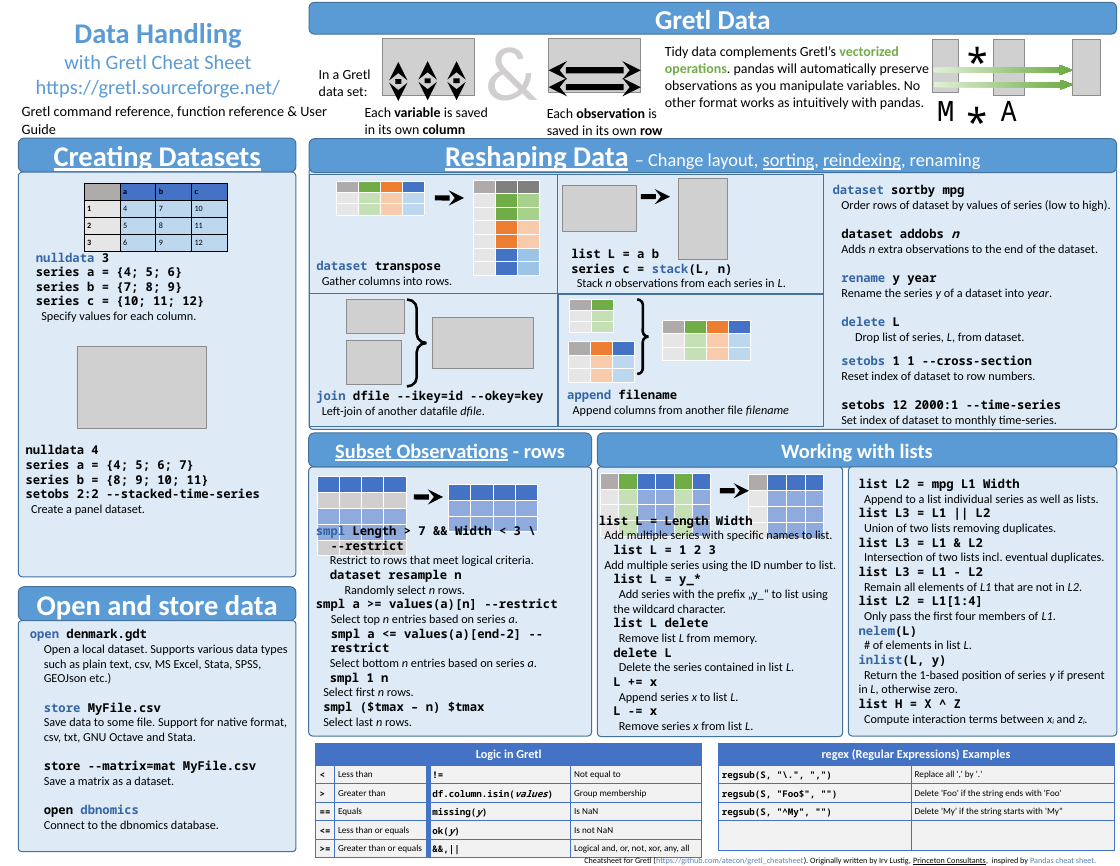
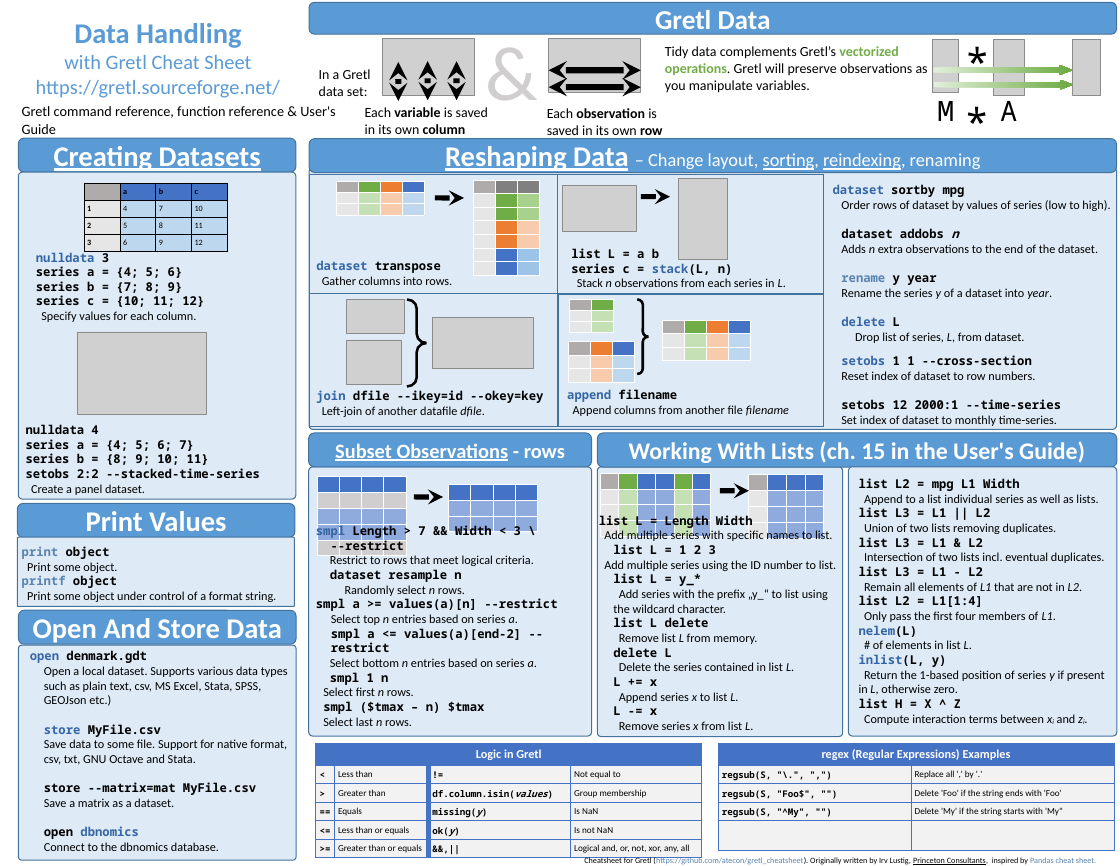
Before and after one commit to gretl-project/gretl_cheatsheet, a slide deck: slide 1 of Gretl_Cheat_Sheet.odp. Drawn at 1120x866 pixels with LibreOffice and Linux fonts; fonts in the diff are those of the drawing; grey boxes stand for pictures. Boxes give left, top, right and bottom in pixels: in the first picture for what was removed or moved away, otherwise in the second. Text is boxed around its words. In the diff, an @@ line names an element or a change of style, - is before the commit and + after.

```diff
--- a/Gretl_Cheat_Sheet.odp
+++ b/Gretl_Cheat_Sheet.odp
@@ text at (x1=665, y1=46, x2=928, y2=93): text changed @@
-Tidy data complements Gretl’s vectorized operations. pandas will automatically preserve observations as you manipulate variables. No other format works as intuitively with pandas.
+Tidy data complements Gretl’s vectorized operations. Gretl will preserve observations as you manipulate variables.
@@ text at (x1=22, y1=106, x2=336, y2=138): text changed @@
-Gretl command reference, function reference & User Guide
+Gretl command reference, function reference & User's Guide
@@ rounded rectangle resized from (x1=18, y1=172, x2=296, y2=577) to (x1=18, y1=172, x2=296, y2=499) @@
@@ text at (x1=841, y1=275, x2=936, y2=285): text colour #3465A4 to #5983B0 in "rename" @@
@@ picture moved from (x1=77, y1=346, x2=207, y2=428) to (x1=77, y1=332, x2=207, y2=414) @@
@@ text "nulldata 4" moved from (x1=26, y1=444, x2=260, y2=515) to (x1=26, y1=424, x2=260, y2=495) @@
@@ text in rounded rectangle at (x1=629, y1=441, x2=1085, y2=463): text changed; size 20 to 23.4 pt @@
-Working with lists
+Working With Lists (ch. 15 in the User's Guide)
@@ rounded rectangle added at (x1=18, y1=504, x2=295, y2=537), fill #5B9BD5, outline #43729D 0.99 pt, 28 pt, text #FFFFFF, bold @@
+Print Values
@@ rounded rectangle added at (x1=18, y1=537, x2=295, y2=606), fill #DEEBF7, outline #43729D 0.99 pt @@
@@ text added at (x1=22, y1=546, x2=276, y2=602), 12 pt, text #000000 @@
+print object
+Print some object.
+printf object
+Print some object under control of a format string.
@@ rounded rectangle "Open And Store Data" moved from (x1=18, y1=586, x2=296, y2=620) to (x1=18, y1=610, x2=296, y2=644) @@
@@ text in rounded rectangle at (x1=33, y1=618, x2=281, y2=643): text changed @@
-Open and store data
+Open And Store Data
@@ rounded rectangle resized from (x1=18, y1=620, x2=296, y2=851) to (x1=18, y1=645, x2=296, y2=860) @@
@@ text "open denmark.gdt" moved from (x1=30, y1=628, x2=288, y2=829) to (x1=30, y1=650, x2=288, y2=851) @@
```
Also in this commit, not shown: 1 other slide changed.
